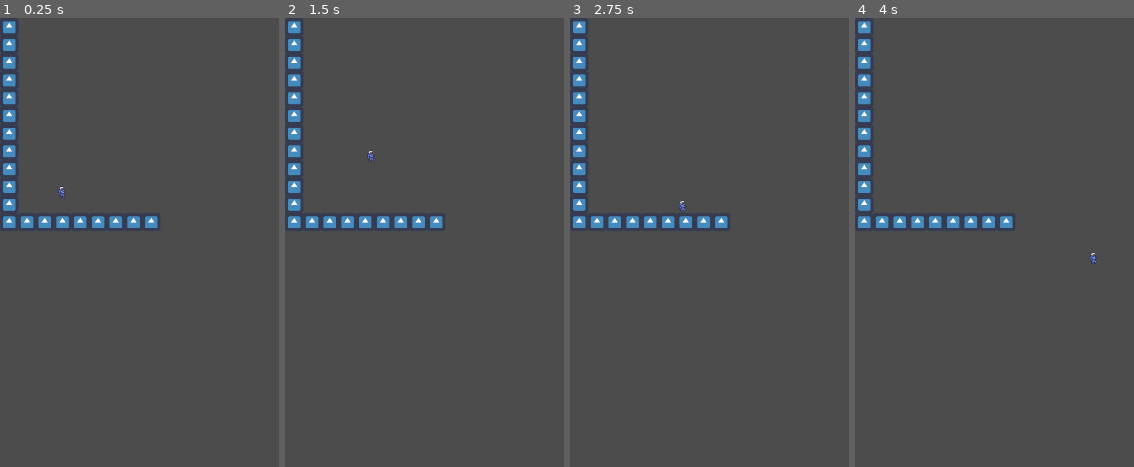
Above: before the commit, frames 1-4 (left to right).
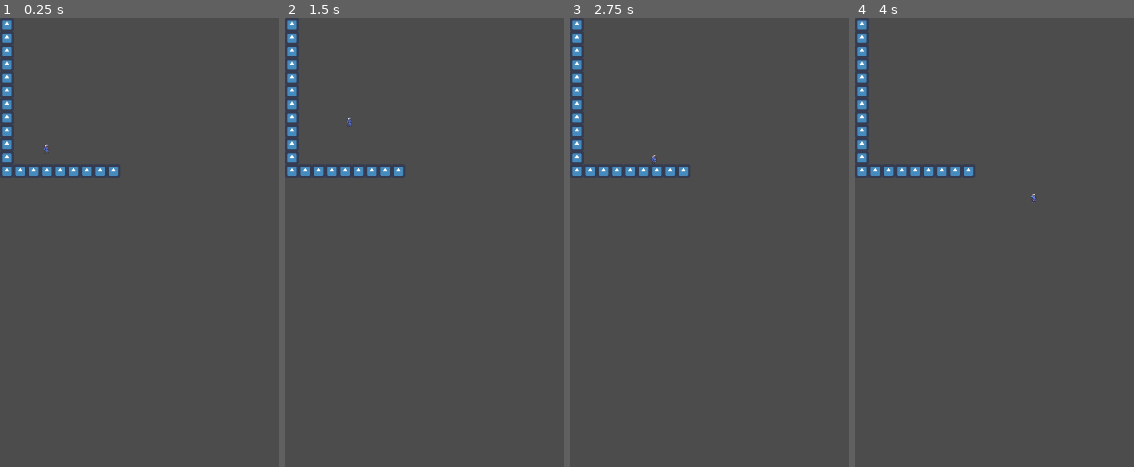
Above: after the commit, the same moments.

Repository: AspireToDev/Final-Project-Game-Jam
Game: Godot game, scene res://Game.tscn
Two runs of this game, one before a commit and one after it. Both use one fixed random seed, a clock stepped at 60 frames per second and the inputs below. The engine's default icon, where the game draws it, is replaced by a stand-in: a white triangle on a blue panel in a dark square.
Inputs:
- Up to frame 1 (0.25 s): no input
- Up to frame 2 (1.5 s): tap Enter at 0.5 s; hold Space (jump) 0.53-1.28 s; hold D (right) from 0.53 s (still down); tap E (mode_switch) at 0.6 s; tap Space (jump) at 1.35 s
- Up to frame 3 (2.75 s): tap Space (jump) at 1.52, 1.82 s; tap E (mode_switch) at 1.55, 2.1 s; tap Enter at 2 s; release D (right) at 2.03 s; hold A (left) from 2.03 s (still down); hold Space (jump) from 2.03 s (still down)
- Up to frame 4 (4 s): release A (left) at 2.78 s; release Space (jump) at 2.78 s; hold D (right) from 2.78 s (still down); tap E (mode_switch) at 2.85 s; tap Space (jump) at 3.02, 3.32 s; tap Enter at 3.5 s; hold Space (jump) from 3.53 s (still down)

The runs differ from the first frame. In frame 1, 3.2% of the frame differs, in the area x 0-57%, y 0-47%; in frame 2, 3.2%; in frame 3, 3.2%; in frame 4, 3.2%.

Commit message:
StateMachine

Diff:
--- a/Project/Block_move.gd
+++ b/Project/Block_move.gd
@@ -2,25 +2,17 @@
 
 onready var SM = get_parent()
 onready var player = get_node("../..")
+onready var color = get_node_or_null("")
 
 func _ready():
 	yield(player, "ready")
+
 
 func start():
 	#player.set_animation("Moving")
 	player.jump_power = Vector2.ZERO
 
 func physics_process(_delta):
-	if not player.is_on_floor():
-		SM.set_state("Falling")
-	if Input.is_action_pressed("jump"):
-		SM.set_state("Moving_and_Jumping")
-	if Input.is_action_pressed("left") or Input.is_action_pressed("right"):
-		var input_vector = Vector2(Input.get_action_strength("right") - Input.get_action_strength("left"),1.0)
-		player.set_direction(sign(input_vector.x))
-		player.velocity = player.block_move_speed * input_vector
-		player.move_and_slide(player.velocity, Vector2.UP)
-		player.velocity = Vector2.ZERO
-	else:
-		player.velocity = Vector2.ZERO
-		SM.set_state("Idle")
+
+	if Input.is_action_just_pressed("mode_switch"):
+		SM.set_state("Block_move")
--- a/Project/Game.tscn
+++ b/Project/Game.tscn
@@ -40,6 +40,12 @@
 
 [node name="Game" type="Node2D"]
 
+[node name="ColorRect" type="ColorRect" parent="."]
+visible = false
+margin_right = 8071.0
+margin_bottom = 4408.0
+color = Color( 0.478431, 0.298039, 0.298039, 0.176471 )
+
 [node name="Player" type="KinematicBody2D" parent="."]
 position = Vector2( 446, 876 )
 script = ExtResource( 2 )
@@ -80,6 +86,8 @@
 [node name="Block_move" type="Node" parent="Player/StateMachine"]
 script = ExtResource( 7 )
 
+[node name="Chip Movement" type="Node" parent="Player"]
+
 [node name="Pause Movement" type="TileMap" parent="Player"]
 pause_mode = 2
 format = 1
@@ -99,4 +107,4 @@
 [node name="Camera2D" type="Camera2D" parent="."]
 anchor_mode = 0
 current = true
-zoom = Vector2( 3, 3 )
+zoom = Vector2( 4, 4 )
--- a/Project/Moving_and_jumping.gd
+++ b/Project/Moving_and_jumping.gd
@@ -17,7 +17,7 @@
 	elif Input.is_action_pressed("left") or Input.is_action_pressed("right"):
 		#player.set_animation("Moving")
 		var input_vector = Vector2(Input.get_action_strength("right") - Input.get_action_strength("left"),0)
-		player.set_direction(sign(input_vector.x))
+		#player.set_direction(sign(input_vector.x))
 		player.velocity += player.move_speed * input_vector
 		player.move_and_slide(player.velocity, Vector2.UP)
 	else:
